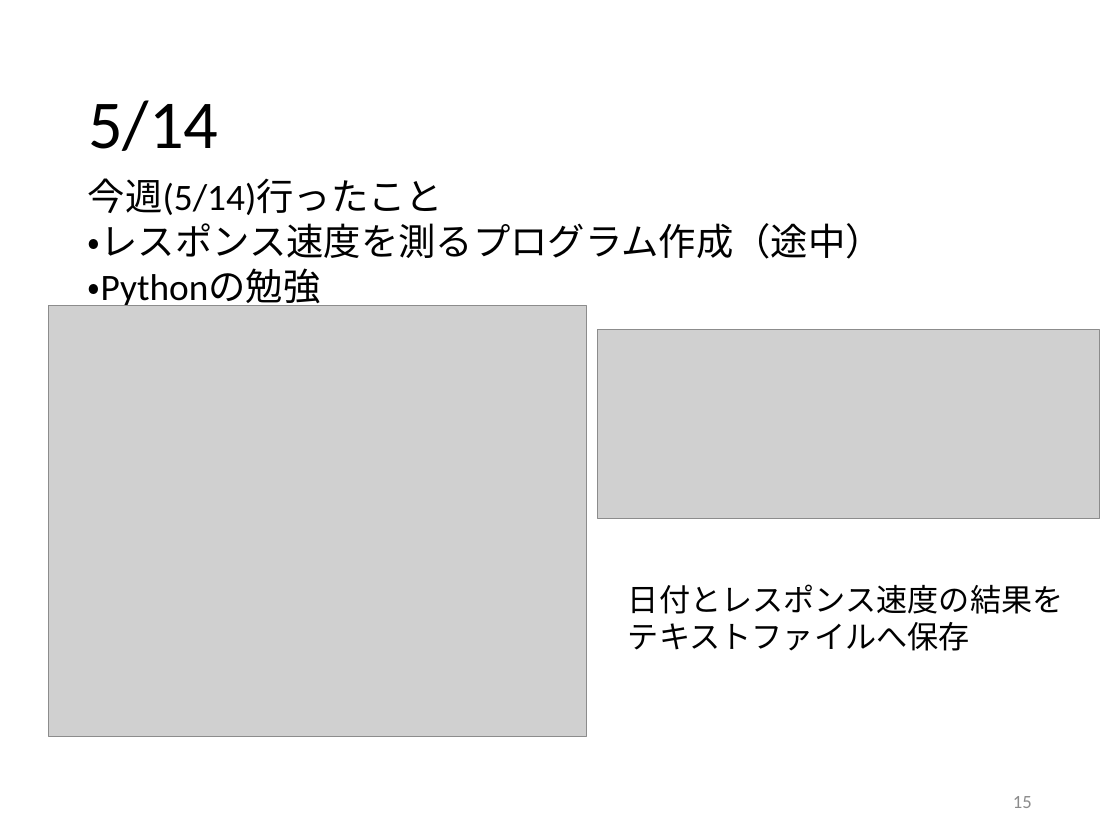
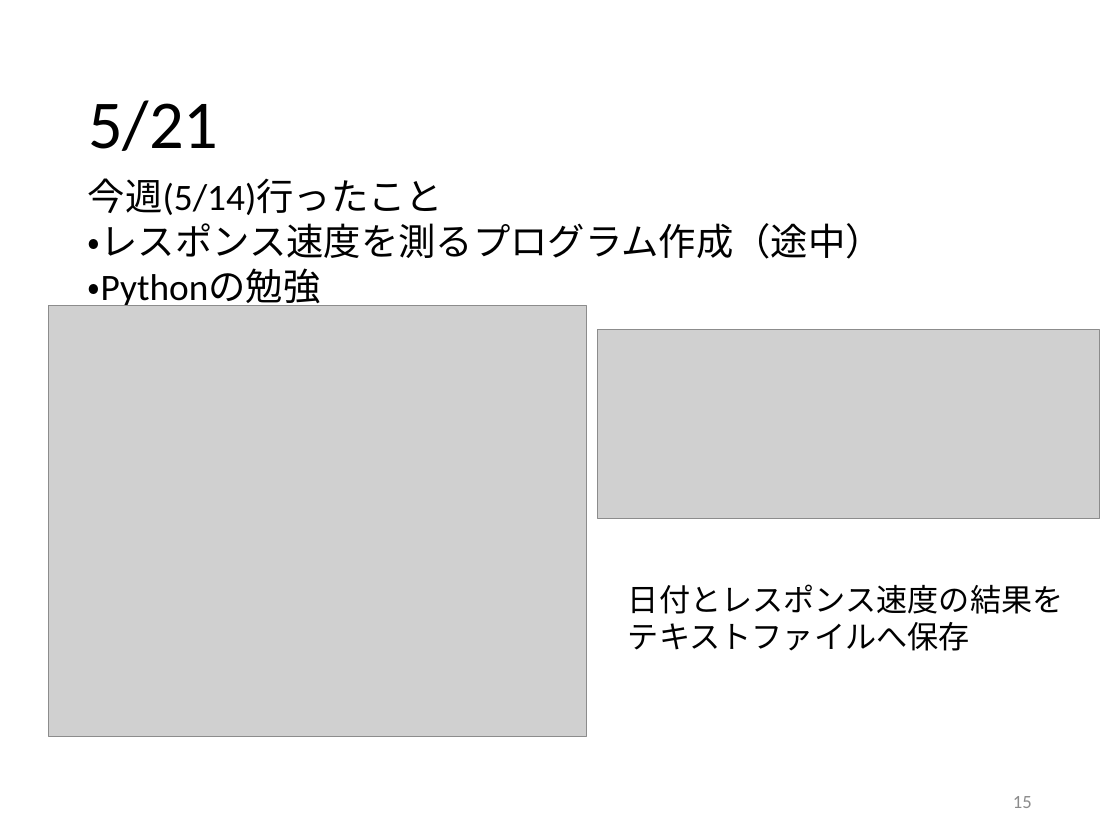
Before and after one commit to kait-takanolab/1821086_matsuo_thesis, a slide deck: slide 15 of 1821086_matsuo_sotsuken.pptx. Drawn at 1120x840 pixels with LibreOffice and Linux fonts; fonts in the diff are those of the drawing; grey boxes stand for pictures. Boxes give left, top, right and bottom in pixels: in the first picture for what was removed or moved away, otherwise in the second. Text is boxed around its words. In the diff, an @@ line names an element or a change of style, - is before the commit and + after.

```diff
--- a/1821086_matsuo_sotsuken.pptx
+++ b/1821086_matsuo_sotsuken.pptx
@@ title at (88, 100, 218, 151): text changed @@
-5/14
+5/21
```
Also in this commit, not shown: 2 other slides changed.
